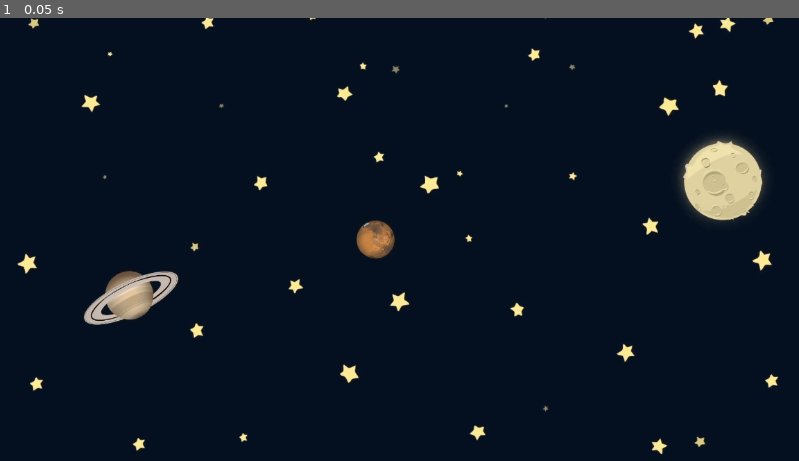
Above: before the commit, frame 1.
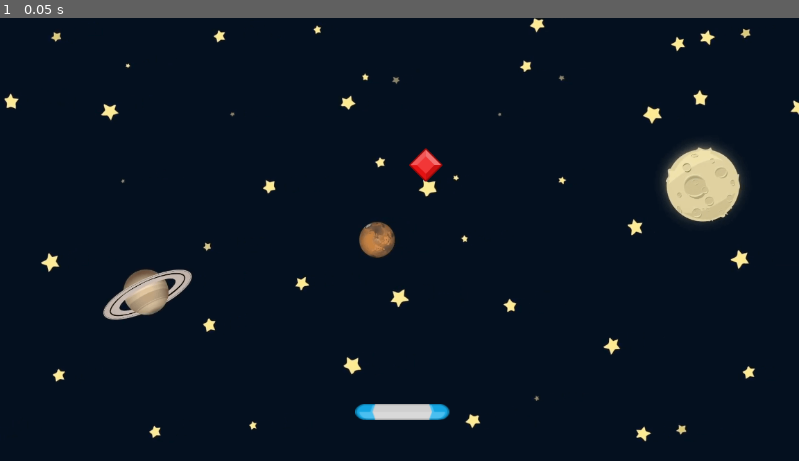
Above: after the commit, the same moment.

Repository: TanvirSiddik/GemCollector
Game: Godot game, scene res://Scenes/game.tscn
Two runs of this game, one before a commit and one after it. Both use one fixed random seed, a clock stepped at 60 frames per second and the inputs below.
Inputs:
- Up to frame 1 (0.05 s): no input

The runs differ from the first frame. In frame 1, 5.2% of the frame differs, in the area x 0-100%, y 0-99%.

Commit message:
Added: Scenes to Game

Diff:
--- a/Scenes/game.tscn
+++ b/Scenes/game.tscn
@@ -1,10 +1,19 @@
-[gd_scene load_steps=2 format=3 uid="uid://cknvfrmlnh6gs"]
+[gd_scene load_steps=4 format=3 uid="uid://cknvfrmlnh6gs"]
 
 [ext_resource type="Texture2D" uid="uid://brmpc2tv1nvif" path="res://assets/GameBg.png" id="1_c8qki"]
+[ext_resource type="PackedScene" uid="uid://cvdrtwmo02jlo" path="res://Scenes/paddle.tscn" id="2_jl51b"]
+[ext_resource type="PackedScene" uid="uid://cssnvdqk48agi" path="res://Scenes/gem.tscn" id="3_mei2q"]
 
 [node name="Game" type="Node2D"]
 
 [node name="Sprite2D" type="Sprite2D" parent="."]
 position = Vector2(576, 325)
-scale = Vector2(0.65, 0.65)
+scale = Vector2(0.61, 0.61)
 texture = ExtResource("1_c8qki")
+
+[node name="paddle" parent="." instance=ExtResource("2_jl51b")]
+position = Vector2(520, 555)
+scale = Vector2(1.5, 2)
+
+[node name="gem" parent="." instance=ExtResource("3_mei2q")]
+position = Vector2(614, 212)
--- /dev/null
+++ b/Scenes/gem.tscn
@@ -0,0 +1,15 @@
+[gd_scene load_steps=3 format=3 uid="uid://cssnvdqk48agi"]
+
+[ext_resource type="Texture2D" uid="uid://bcbxrxc2d35y2" path="res://assets/element_red_diamond.png" id="1_npd3a"]
+
+[sub_resource type="RectangleShape2D" id="RectangleShape2D_iq3rj"]
+size = Vector2(36, 36)
+
+[node name="gem" type="Area2D"]
+
+[node name="Sprite2D" type="Sprite2D" parent="."]
+texture = ExtResource("1_npd3a")
+
+[node name="CollisionShape2D" type="CollisionShape2D" parent="."]
+rotation = 0.785398
+shape = SubResource("RectangleShape2D_iq3rj")
--- a/Scenes/paddle.tscn
+++ b/Scenes/paddle.tscn
@@ -1,10 +1,21 @@
-[gd_scene load_steps=2 format=3 uid="uid://cvdrtwmo02jlo"]
+[gd_scene load_steps=3 format=3 uid="uid://cvdrtwmo02jlo"]
+
+[ext_resource type="Texture2D" uid="uid://ds6lv4plrfplk" path="res://assets/paddleBlu.png" id="1_4l6nu"]
 
 [sub_resource type="CapsuleShape2D" id="CapsuleShape2D_o2tv8"]
+radius = 8.0
+height = 67.0909
 
 [node name="paddle" type="Area2D"]
 rotation = 1.5708
+scale = Vector2(1.2, 1.2)
+
+[node name="Sprite2D" type="Sprite2D" parent="."]
+position = Vector2(8.99989, -30)
+rotation = 1.5708
+scale = Vector2(0.65, 0.65)
+texture = ExtResource("1_4l6nu")
 
 [node name="CollisionShape2D" type="CollisionShape2D" parent="."]
-position = Vector2(52, -90)
+position = Vector2(9.0908, -30)
 shape = SubResource("CapsuleShape2D_o2tv8")
